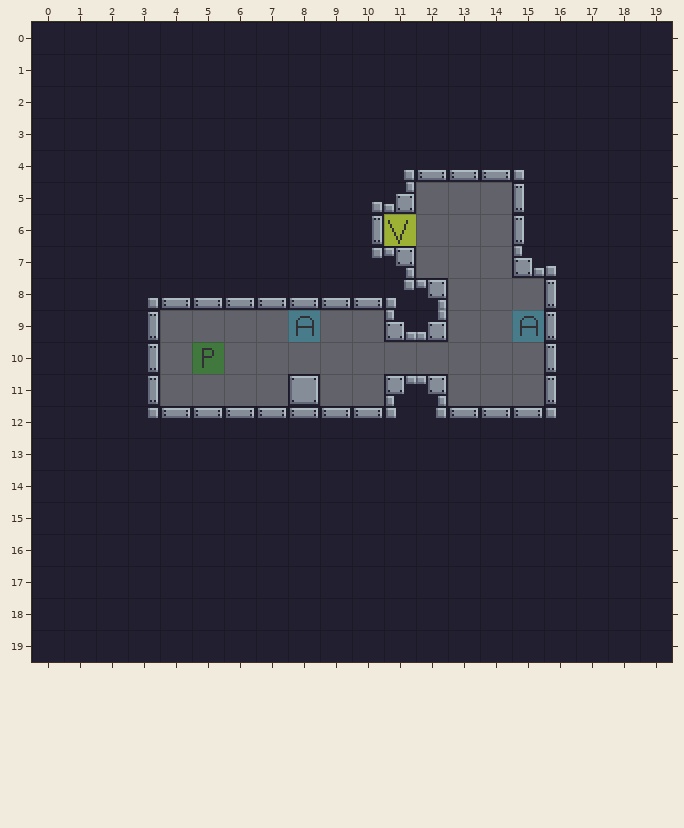
Two states of a Tiled map, assets/tiled/levels/tutorial.tmx. This is how it looked before the edit.
Cells are 16x16 px. Shown: x 0..19, y 0..19.
The same view after the edit:
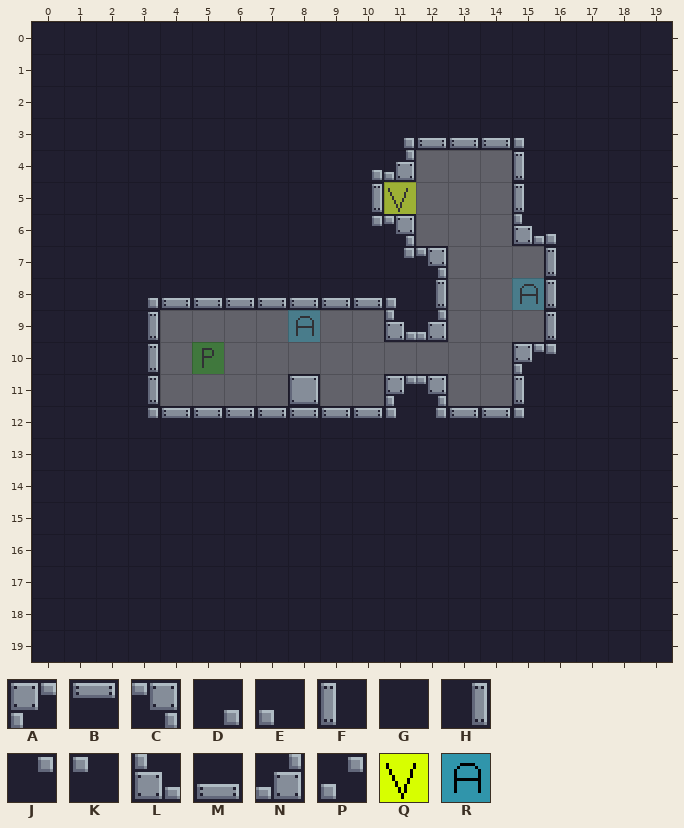
Key: from "default": A 0 "solid", B 1 "solid", C 2 "solid", D 3 "solid", E 4 "solid", F 16 "solid", G 17 "solid", H 18 "solid", J 19 "solid", K 20 "solid", L 32 "solid", M 33 "solid", N 34 "solid", P 35, Q 252, R 254.
_ is an empty cell.
Objects are placed by their top-left corner, in cells (3,4 is the top-left corner of cell 3,4); size is 1x1 cell unless given.
Tiles replaced or removed in this view: B, C, D, E, F, G, H, J, K, L, M, N, P.
What changed:
Changed rows in their new state; . is an unchanged cell.
Layer "Tile Layer 1":
first column x 10:
 3 .DMMME.
 4 DN___F.
 5 H_.....
 6 JC...LE
 7 GJC.._F
 8 .EH....
10 .....AK
11 .....FG
12 .....KG
Layer "Object Layer 1":
changed: Q "Victory" at 11,6 -> Q "Victory" at 11,5
changed: R "Attachable" at 15,9 -> R "Attachable" at 15,8
Changed places in both pictures, as pixel boxes (x1, y1, x2, y2):
changed: (372, 138, 556, 418)
